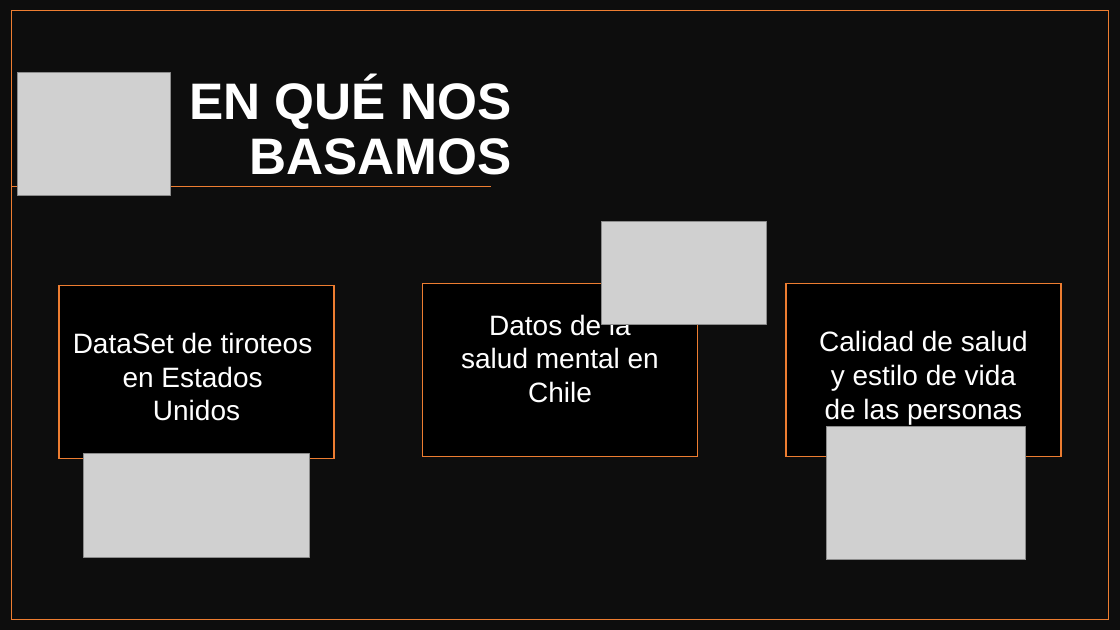
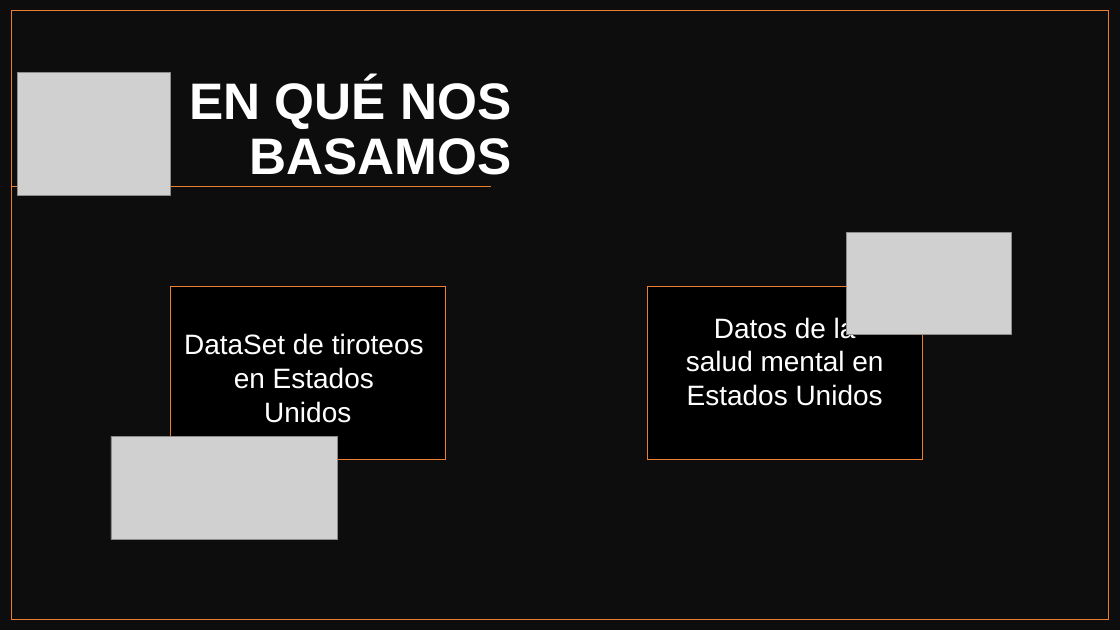
Before and after one commit to panxolopez/proyecto_mineria, a slide deck: slide 4 of Presentacion_2.pptx (slide 6 before the commit). Drawn at 1120x630 pixels with LibreOffice and Linux fonts; fonts in the diff are those of the drawing; grey boxes stand for pictures. Boxes give left, top, right and bottom in pixels: in the first picture for what was removed or moved away, otherwise in the second. Text is boxed around its words. In the diff, an @@ line names an element or a change of style, - is before the commit and + after.

Commit message:
presentacion

```diff
--- a/Presentacion_2.pptx
+++ b/Presentacion_2.pptx
@@ picture: place and size @@
-picture at bbox=[602, 222, 766, 324]
+picture at bbox=[847, 232, 1012, 334]
@@ rectangle "DataSet de tiroteos en Estados": place and size @@
-rectangle "DataSet de tiroteos en Estados" at bbox=[59, 285, 334, 458]
+rectangle "DataSet de tiroteos en Estados" at bbox=[171, 287, 445, 460]
@@ rectangle "Datos de la salud mental ...": place and size @@
-rectangle "Datos de la salud mental ..." at bbox=[423, 283, 697, 456]
+rectangle "Datos de la salud mental ..." at bbox=[648, 287, 923, 460]
@@ rectangle removed at bbox=[786, 283, 1061, 456] @@
-Calidad de salud y estilo de vida de las personas
@@ text in rectangle at bbox=[686, 316, 883, 406]: text changed @@
-Datos de la salud mental en Chile
+Datos de la salud mental en Estados Unidos
@@ picture: place and size @@
-picture at bbox=[83, 454, 310, 557]
+picture at bbox=[111, 436, 338, 539]
@@ picture removed at bbox=[827, 427, 1027, 560] @@
```
Also in this commit, not shown: 1 other slide changed, 2 slides added, 3 slides removed.
